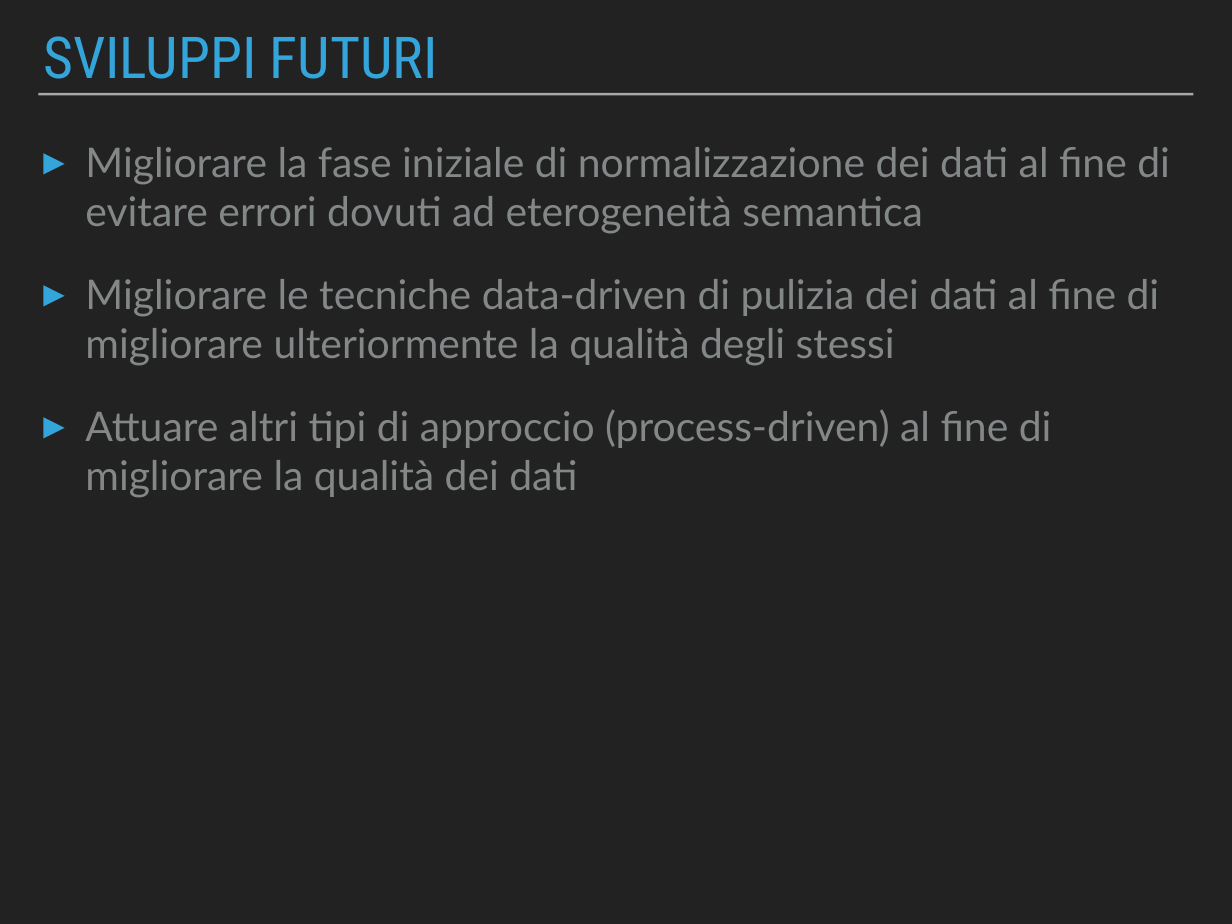
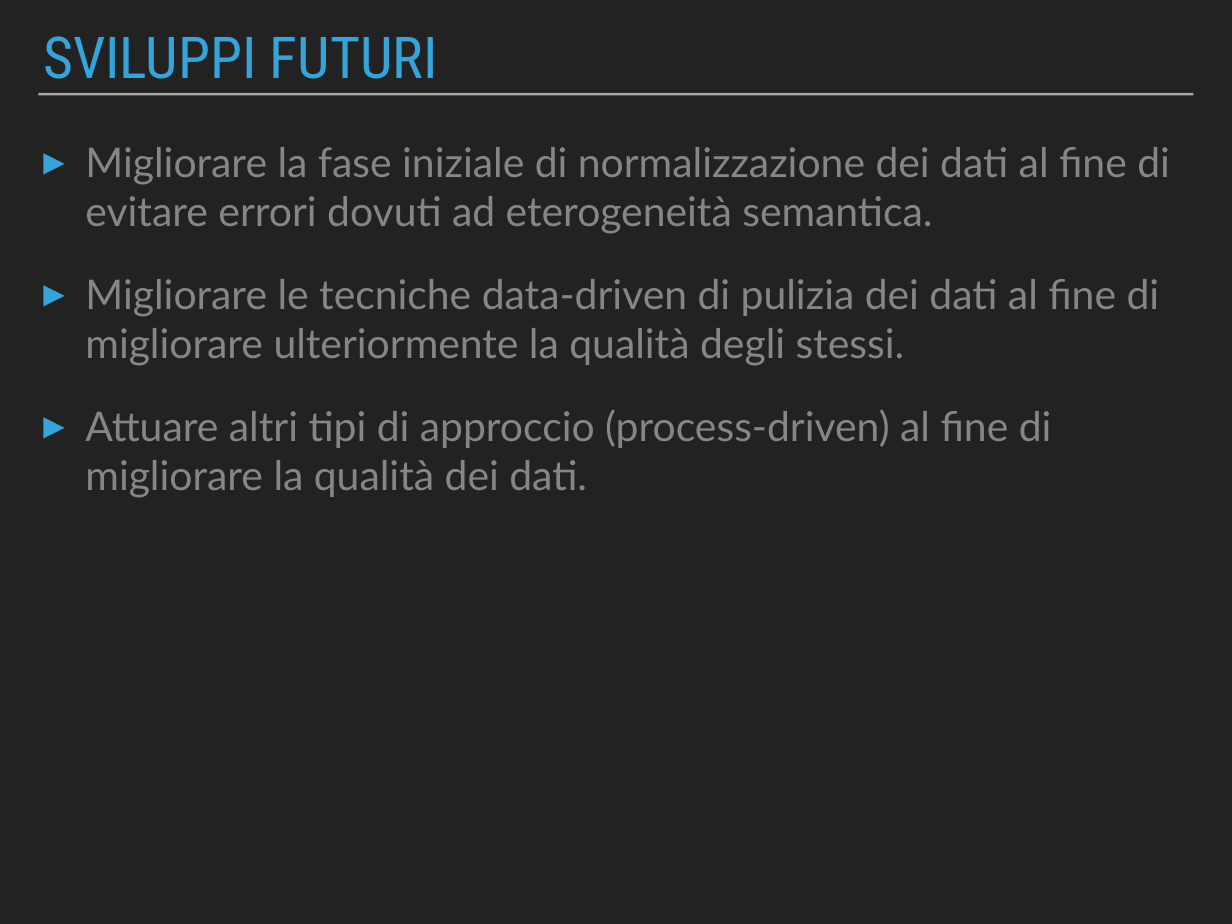
Before and after one commit to Beltra97/Unimib_ArchitettureDati, a slide deck: slide 20 of PresentazionePowerPoint.pptx. Drawn at 1232x924 pixels with LibreOffice and Linux fonts; fonts in the diff are those of the drawing. Boxes give left, top, right and bottom in pixels: in the first picture for what was removed or moved away, otherwise in the second. Text is boxed around its words. In the diff, an @@ line names an element or a change of style, - is before the commit and + after.

```diff
--- a/PresentazionePowerPoint.pptx
+++ b/PresentazionePowerPoint.pptx
@@ text at bbox=[85, 147, 1170, 498]: text changed @@
-▸ Migliorare la fase iniziale di normalizzazione dei dati al fine di evitare errori dovuti ad eterogeneità semantica
-▸ Migliorare le tecniche data-driven di pulizia dei dati al fine di migliorare ulteriormente la qualità degli stessi
-▸ Attuare altri tipi di approccio (process-driven) al fine di migliorare la qualità dei dati
+▸ Migliorare la fase iniziale di normalizzazione dei dati al fine di evitare errori dovuti ad eterogeneità semantica.
+▸ Migliorare le tecniche data-driven di pulizia dei dati al fine di migliorare ulteriormente la qualità degli stessi.
+▸ Attuare altri tipi di approccio (process-driven) al fine di migliorare la qualità dei dati.
```
Also in this commit, not shown: 11 other slides changed, 2 other files.
